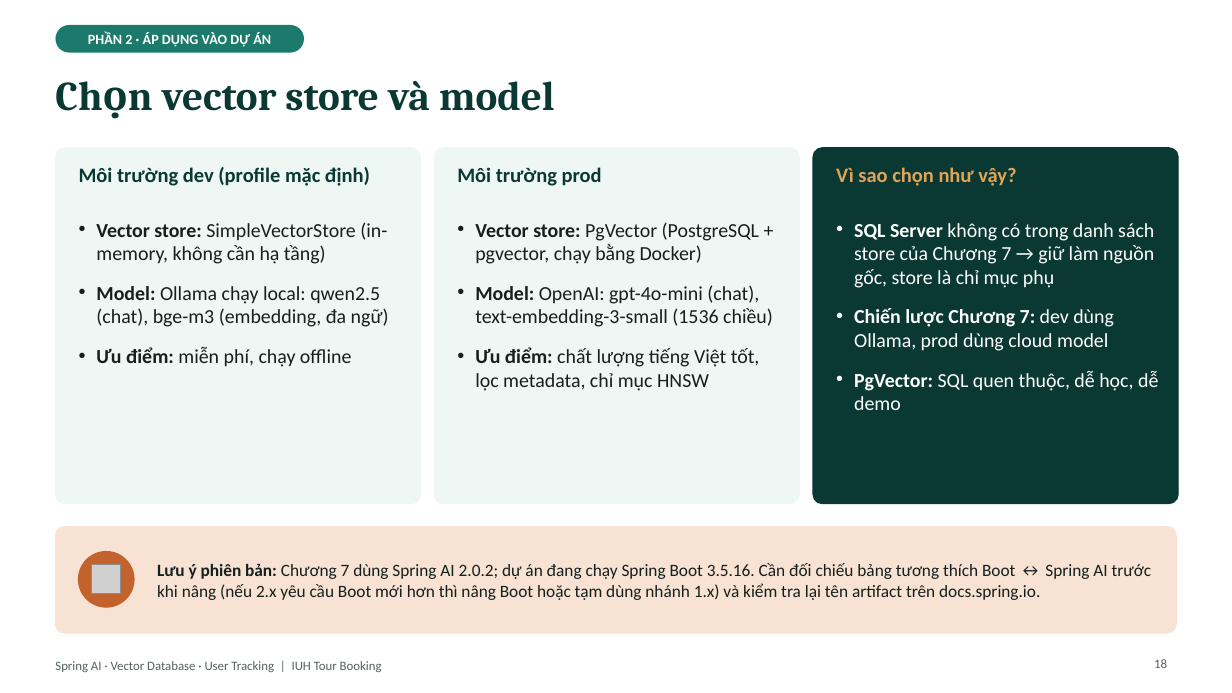
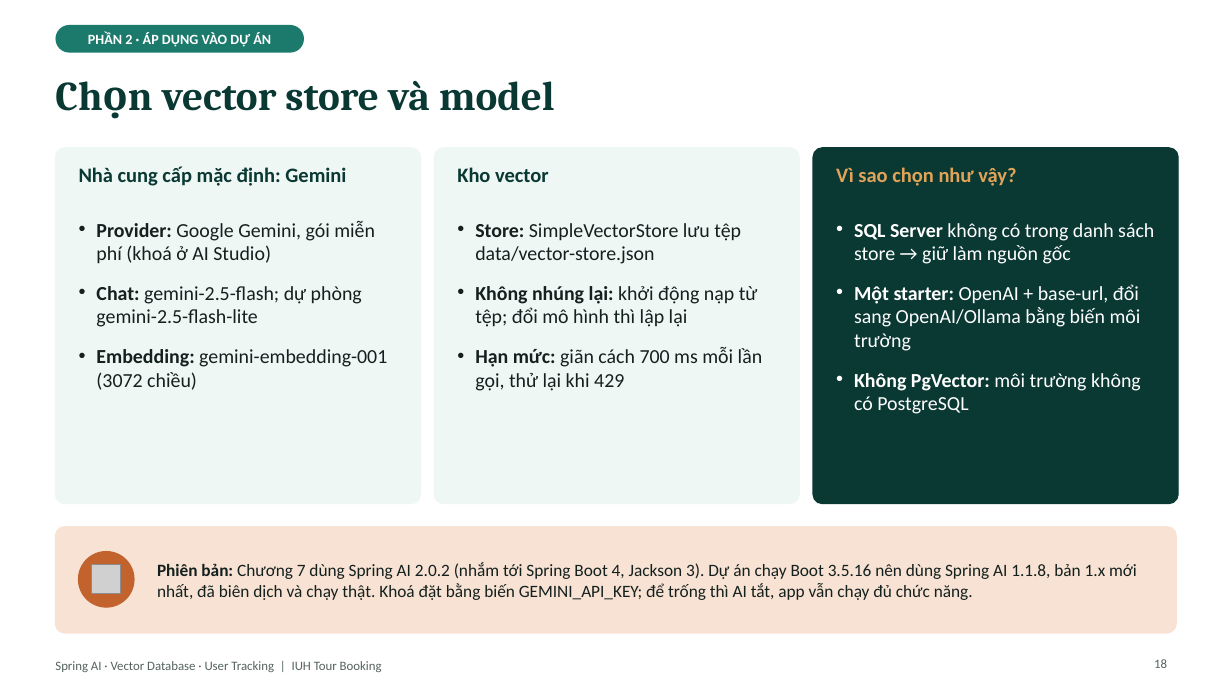
Before and after one commit to kanele05/project_www, a slide deck: slide 18 of docs/presentation/SpringAI_VectorDB_UserTracking.pptx. Drawn at 1232x693 pixels with LibreOffice and Linux fonts; fonts in the diff are those of the drawing; grey boxes stand for pictures. Boxes give left, top, right and bottom in pixels: in the first picture for what was removed or moved away, otherwise in the second. Text is boxed around its words. In the diff, an @@ line names an element or a change of style, - is before the commit and + after.

```diff
--- a/docs/presentation/SpringAI_VectorDB_UserTracking.pptx
+++ b/docs/presentation/SpringAI_VectorDB_UserTracking.pptx
@@ text at [79,166,346,186]: text changed @@
-Môi trường dev (profile mặc định)
+Nhà cung cấp mặc định: Gemini
@@ text at [457,167,549,182]: text changed @@
-Môi trường prod
+Kho vector
@@ text at [96,221,387,390]: text changed @@
-• Vector store: SimpleVectorStore (in-memory, không cần hạ tầng)
-• Model: Ollama chạy local: qwen2.5 (chat), bge-m3 (embedding, đa ngữ)
-• Ưu điểm: miễn phí, chạy offline
+• Provider: Google Gemini, gói miễn phí (khoá ở AI Studio)
+• Chat: gemini-2.5-flash; dự phòng gemini-2.5-flash-lite
+• Embedding: gemini-embedding-001 (3072 chiều)
@@ text at [475,223,762,391]: text changed @@
-• Vector store: PgVector (PostgreSQL + pgvector, chạy bằng Docker)
-• Model: OpenAI: gpt-4o-mini (chat), text-embedding-3-small (1536 chiều)
-• Ưu điểm: chất lượng tiếng Việt tốt, lọc metadata, chỉ mục HNSW
+• Store: SimpleVectorStore lưu tệp data/vector-store.json
+• Không nhúng lại: khởi động nạp từ tệp; đổi mô hình thì lập lại
+• Hạn mức: giãn cách 700 ms mỗi lần gọi, thử lại khi 429
@@ text at [854,223,1154,414]: text changed @@
-• SQL Server không có trong danh sách store của Chương 7 → giữ làm nguồn gốc, store là chỉ mục phụ
-• Chiến lược Chương 7: dev dùng Ollama, prod dùng cloud model
-• PgVector: SQL quen thuộc, dễ học, dễ demo
+• SQL Server không có trong danh sách store → giữ làm nguồn gốc
+• Một starter: OpenAI + base-url, đổi sang OpenAI/Ollama bằng biến môi trường
+• Không PgVector: môi trường không có PostgreSQL
@@ text at [157,562,1137,600]: text changed @@
-Lưu ý phiên bản: Chương 7 dùng Spring AI 2.0.2; dự án đang chạy Spring Boot 3.5.16. Cần đối chiếu bảng tương thích Boot ↔ Spring AI trước khi nâng (nếu 2.x yêu cầu Boot mới hơn thì nâng Boot hoặc tạm dùng nhánh 1.x) và kiểm tra lại tên artifact trên docs.spring.io.
+Phiên bản: Chương 7 dùng Spring AI 2.0.2 (nhắm tới Spring Boot 4, Jackson 3). Dự án chạy Boot 3.5.16 nên dùng Spring AI 1.1.8, bản 1.x mới nhất, đã biên dịch và chạy thật. Khoá đặt bằng biến GEMINI_API_KEY; để trống thì AI tắt, app vẫn chạy đủ chức năng.
```
Also in this commit, not shown: 20 other slides changed, 3 other files.
